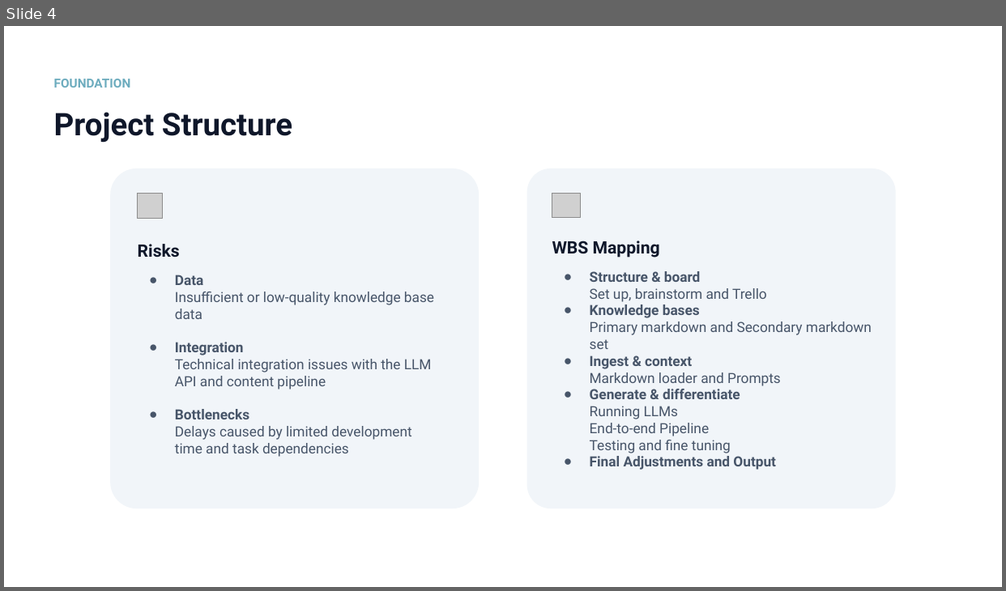
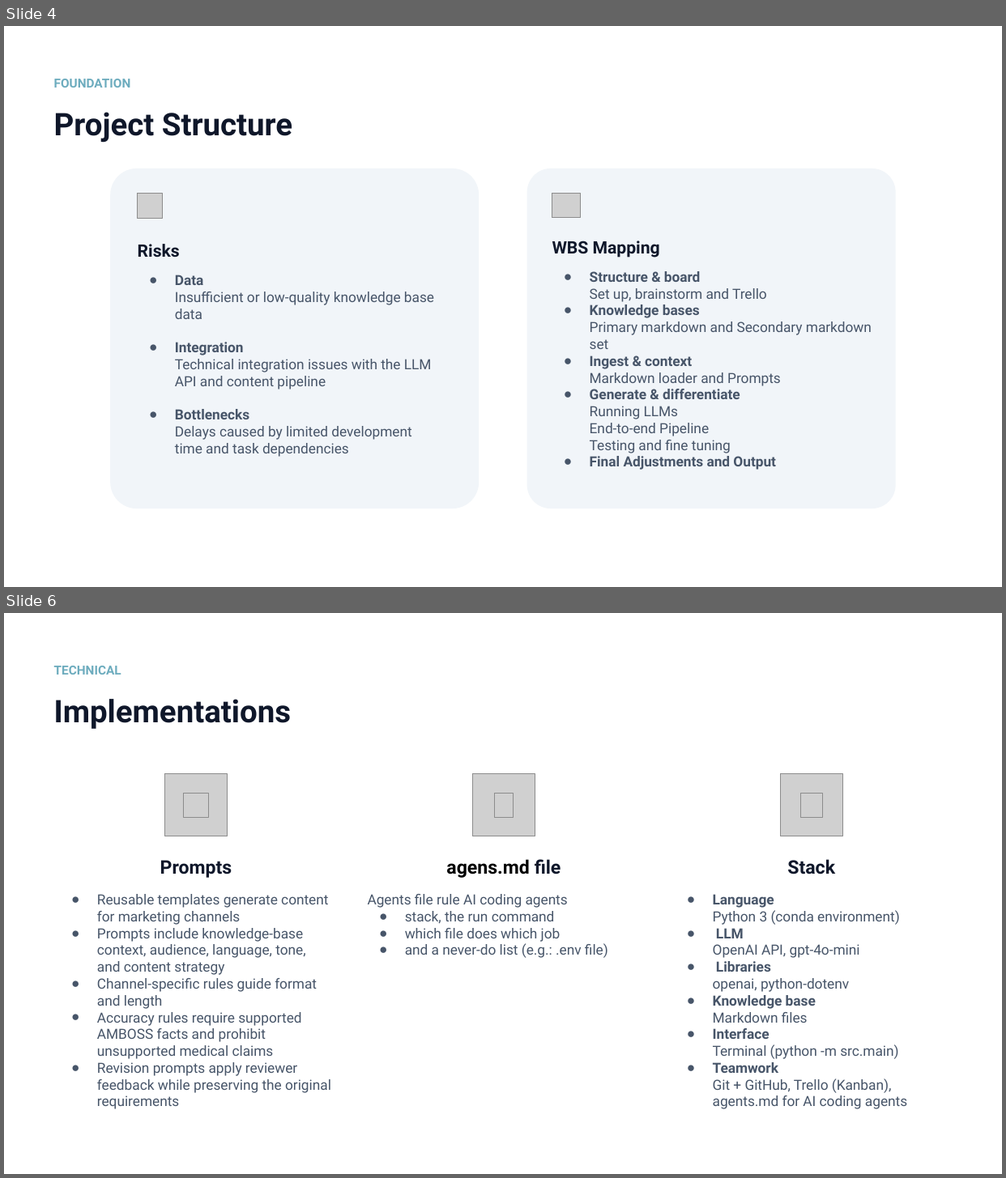
Before and after one commit to Max-Kem/AI-Content-Creator---Group-7, a slide deck: PPT/Project 2 - Group 7 (Barsha, Julia, Maximilian).pptx. Shown one above the other, each under a label of ours: slide 4 before the commit, slides 4 and 6 after it; the slides between them are not shown. The pictures are 1006x591 and 1006x1178 pixels, drawn with LibreOffice and Linux fonts; fonts in the diff are those of the drawing; grey boxes stand for pictures. Boxes give left, top, right and bottom in pixels: in the first picture for what was removed or moved away, otherwise in the second. Text is boxed around its words. In the diff, an @@ line names an element or a change of style, - is before the commit and + after.

```diff
--- a/PPT/Project 2 - Group 7 (Barsha, Julia, Maximilian).pptx
+++ b/PPT/Project 2 - Group 7 (Barsha, Julia, Maximilian).pptx
@@ slide 6 added at (4, 613, 1002, 1174), background #FFFFFF @@
@@ text added at (54, 666, 121, 675), 12 pt, text #6DACBE, bold @@
+TECHNICAL
@@ text added at (54, 699, 292, 729), 30 pt, text #0F172A, bold @@
+Implementations
@@ picture added at (165, 774, 227, 836) @@
@@ picture added at (473, 774, 535, 836) @@
@@ picture added at (780, 774, 842, 836) @@
@@ picture added at (184, 793, 208, 817) @@
@@ picture added at (494, 793, 513, 817) @@
@@ picture added at (800, 793, 822, 817) @@
@@ text added at (160, 860, 232, 878), 18 pt, text #0F172A, bold @@
+Prompts
@@ text added at (446, 859, 561, 878), 18 pt, text #000000, bold @@
+agens.md file
@@ text added at (787, 859, 835, 875), 18 pt, text #0F172A, bold @@
+Stack
@@ text added at (97, 894, 331, 1110), 13.5 pt, text #475569 @@
+● Reusable templates generate content for marketing channels
+● Prompts include knowledge-base context, audience, language, tone, and content strategy
+● Channel-specific rules guide format and length
+● Accuracy rules require supported AMBOSS facts and prohibit unsupported medical claims
+● Revision prompts apply reviewer feedback while preserving the original requirements
@@ text added at (368, 894, 608, 958), 13.5 pt, text #475569 @@
+Agents file rule AI coding agents
+● stack, the run command
+● which file does which job
+● and a never-do list (e.g.: .env file)
@@ text added at (713, 894, 907, 1110), 13.5 pt, text #475569 @@
+● Language
+  Python 3 (conda environment)
+● LLM
+  OpenAI API, gpt-4o-mini
+● Libraries
+  openai, python-dotenv
+● Knowledge base
+  Markdown files
+● Interface
+  Terminal (python -m src.main)
+● Teamwork
+  Git + GitHub, Trello (Kanban), agents.md for AI coding agents
```
Also in this commit, not shown: 4 slides changed.
